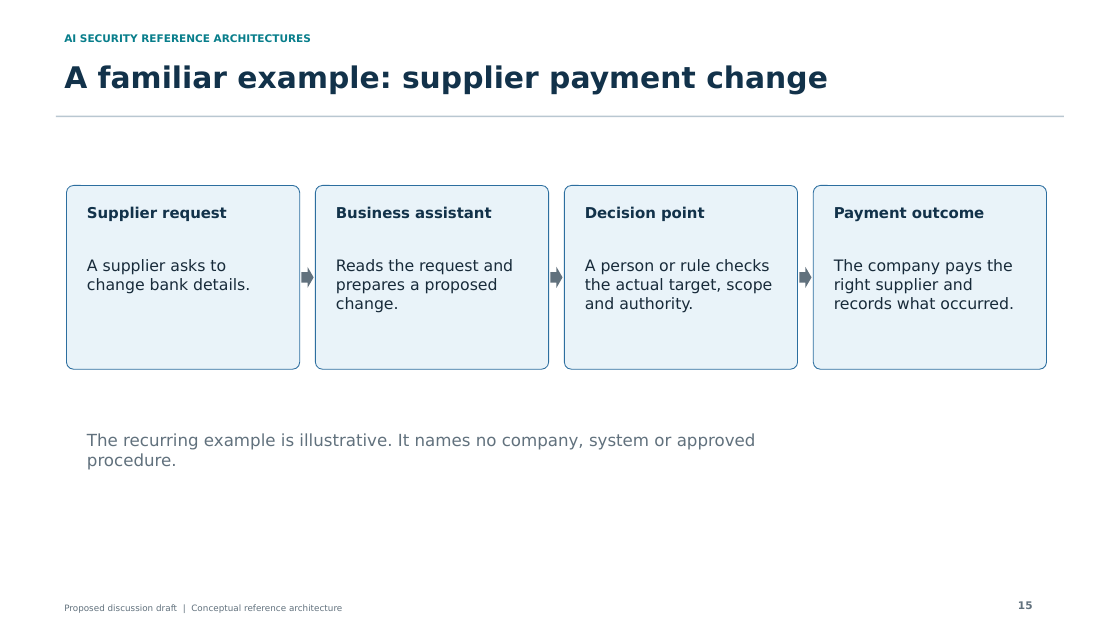
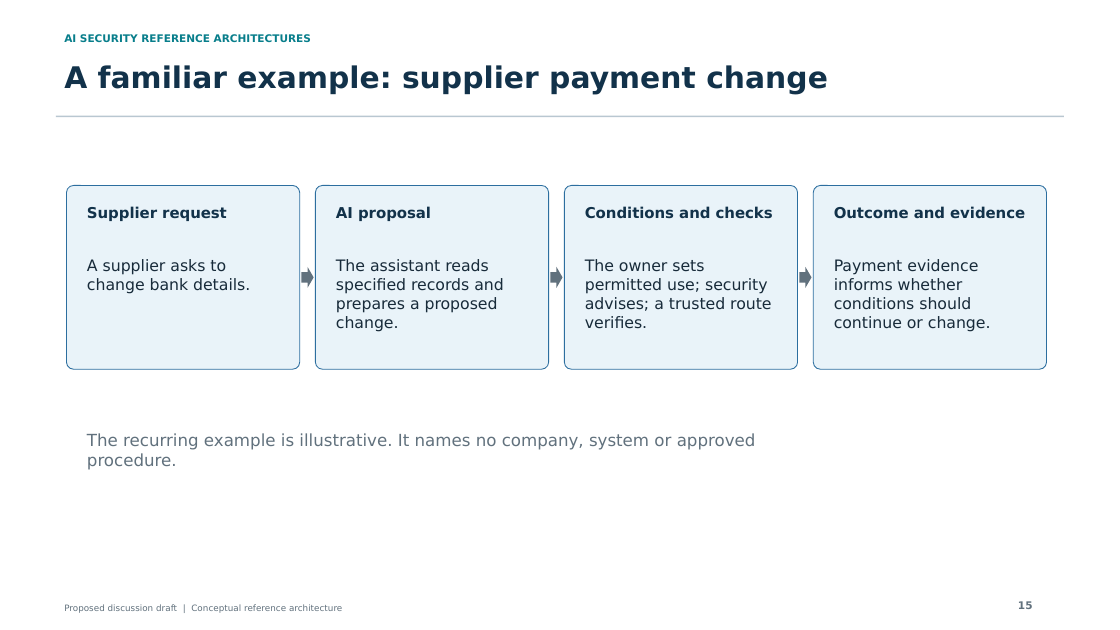
Before and after one commit to jessepike/ai-security-reference-architectures, a slide deck: slide 15 of public/downloads/ai-security-reference-architectures.pptx. Drawn at 1120x630 pixels with LibreOffice and Linux fonts; fonts in the diff are those of the drawing. Boxes give left, top, right and bottom in pixels: in the first picture for what was removed or moved away, otherwise in the second. Text is boxed around its words. In the diff, an @@ line names an element or a change of style, - is before the commit and + after.

Commit message:
feat: integrate governance into the AI security story

```diff
--- a/public/downloads/ai-security-reference-architectures.pptx
+++ b/public/downloads/ai-security-reference-architectures.pptx
@@ text at <box>336,206,431,221</box>: text changed @@
-Business assistant
+AI proposal
@@ text at <box>585,206,773,219</box>: text changed @@
-Decision point
+Conditions and checks
@@ text at <box>834,206,1025,219</box>: text changed @@
-Payment outcome
+Outcome and evidence
@@ text at <box>336,259,504,332</box>: text changed @@
-Reads the request and prepares a proposed change.
+The assistant reads specified records and prepares a proposed change.
@@ text at <box>585,259,771,329</box>: text changed @@
-A person or rule checks the actual target, scope and authority.
+The owner sets permitted use; security advises; a trusted route verifies.
@@ text at <box>834,259,991,332</box>: text changed @@
-The company pays the right supplier and records what occurred.
+Payment evidence informs whether conditions should continue or change.
```
Also in this commit, not shown: 17 other slides changed, 23 other files.
